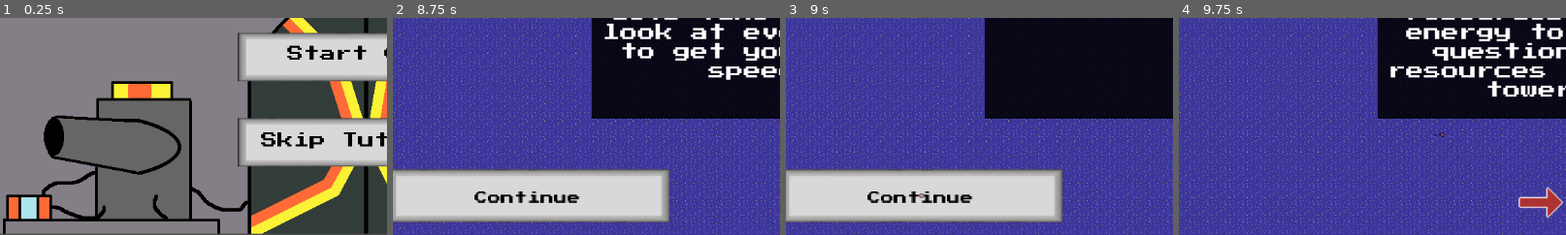
Above: before the commit, frames 1-4 (left to right).
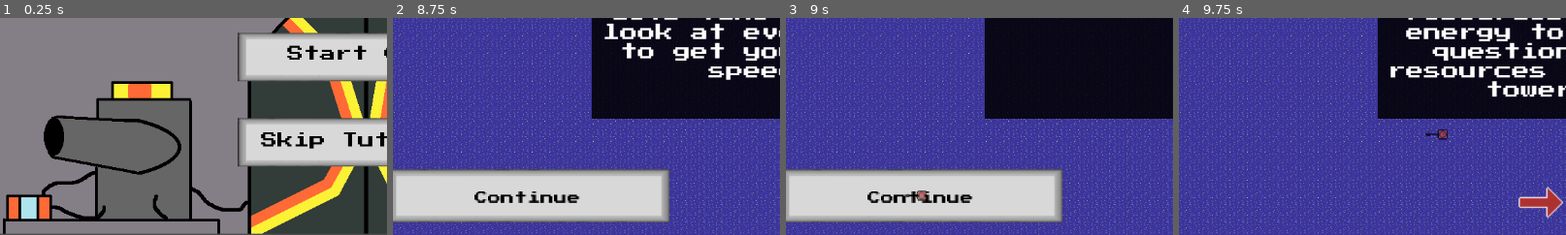
Above: after the commit, the same moments.

Repository: CalebJoines/Computer-Castle
Game: Godot game, scene res://Scenes/TitleScreen.tscn
The game is run twice, just before and just after one commit, with the same random seed, the same clock (stepped at 60 frames per second) and the same inputs. Sound files missing from this copy of the repository are replaced by a short silence.
Inputs (mouse positions are % of the whole screen's width and height, from its top left):
- Up to frame 1 (0.25 s): no input
- Up to frame 2 (8.75 s): tap Enter at 0.5 s; drag from (50, 59) to (60, 28) at 0.52 s; tap Space at 1.25 s; drag from (50, 79) to (45, 70) at 1.27 s; click (94, 14) at 2 s; click (94, 35) at 2.75 s; click (94, 56) at 3.5 s; click (94, 14) at 4.25 s; click (94, 35) at 5 s; click (94, 56) at 5.75 s; click (94, 14) at 6.5 s; click (94, 35) at 7.25 s; click (94, 56) at 8 s
- Up to frame 3 (9 s): tap Enter at 8.75 s; move the mouse to (20, 91) at 8.77 s; click (20, 91) at 8.92 s
- Up to frame 4 (9.75 s): tap Space at 9.5 s; drag from (45, 70) to (20, 91) at 9.52 s
The pictures show only the part of the screen within x 3-53%, y 50-100%; the shares and areas given below are measured in that part.

Frames 1-2 are identical in both runs. In frame 3, 0.1% of the frame differs, in the area x 30-37%, y 79-85%; in frame 4, 0.2%, in the area x 63-70%, y 51-57%.

Commit message:
fixed visibility problem when placing towers

Diff:
--- a/computer-castle-/Scripts/tower_menu.gd
+++ b/computer-castle-/Scripts/tower_menu.gd
@@ -11,7 +11,9 @@
 	var tower_instance = base_tower_scene.instantiate()
 	tower_instance.tower_data = tower_data
 	tower_instance.z_index = 100
-	tower_instance.modulate = Color(1, 1, 1, 0.5)
+	tower_instance.scale = Vector2(2, 2)
+	tower_instance.modulate = Color(1, 1, 1, .7)
+
 	get_tree().current_scene.add_child(tower_instance)
 
 
Not shown: 1 places in computer-castle-/Scenes/gamelevel3.tscn that only renumber resources
